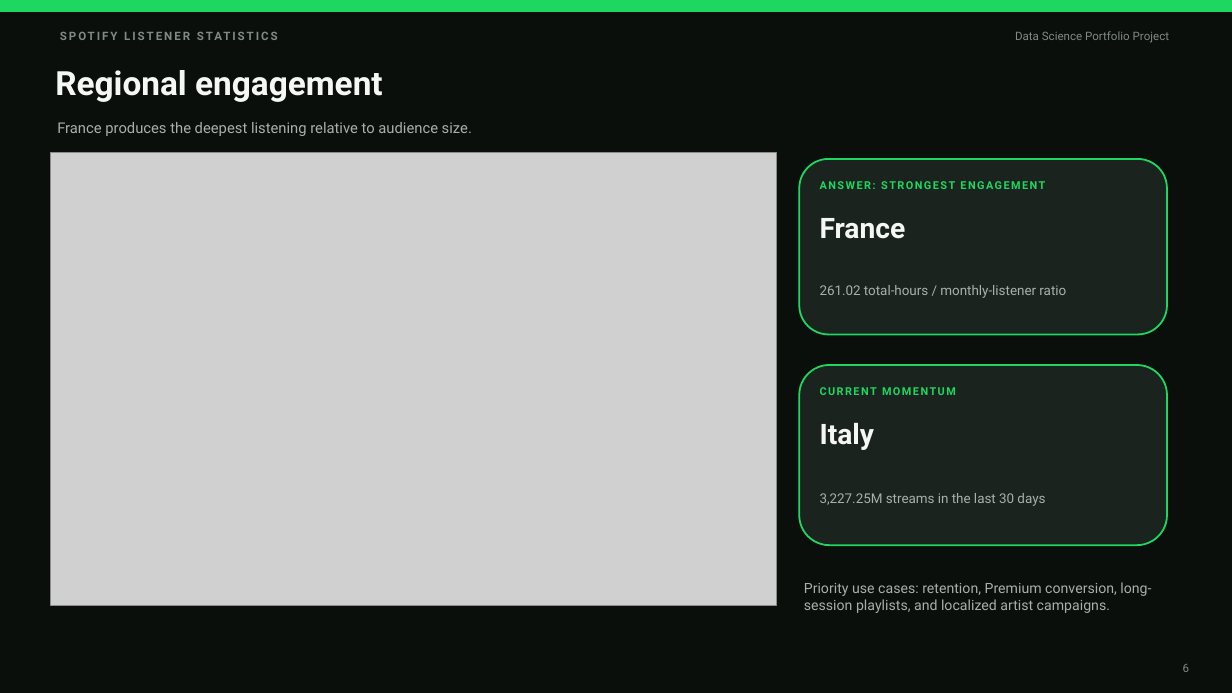
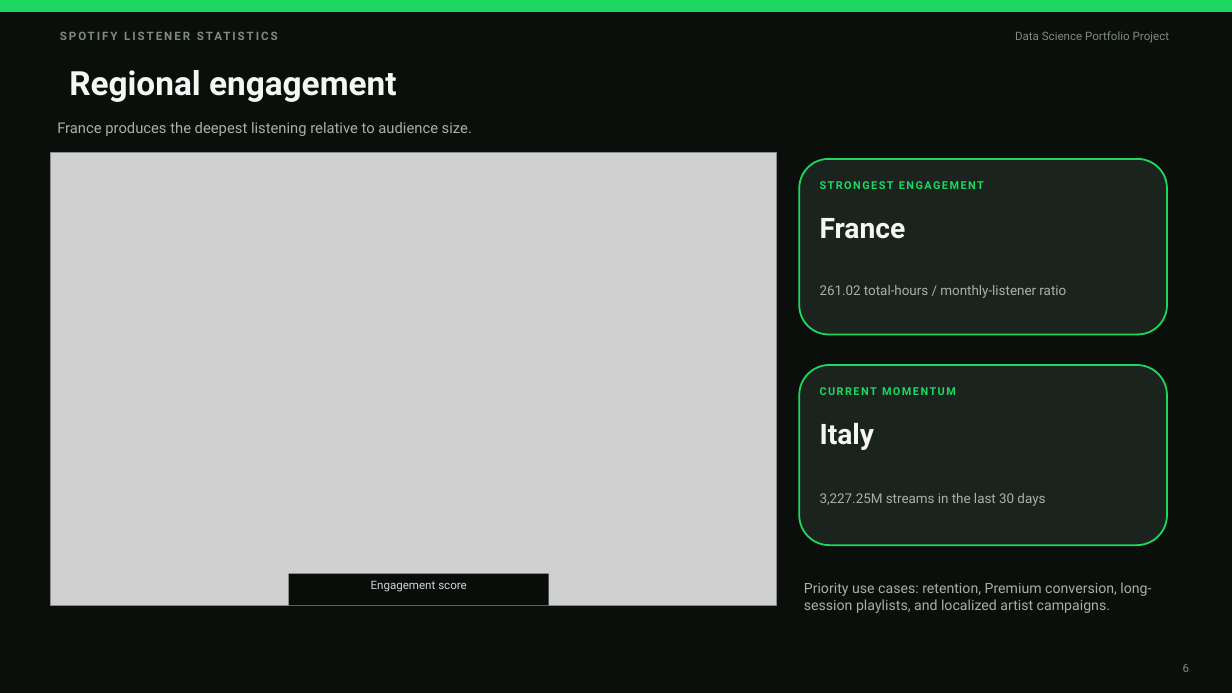
Before and after one commit to mightyalok00/spotify-listener-statistics-eda, a slide deck: slide 6 of Spotify_Listener_Statistics_Analysis_Presentation_By_Alok_Agarwal.pptx. Drawn at 1232x693 pixels with LibreOffice and Linux fonts; fonts in the diff are those of the drawing; grey boxes stand for pictures. Boxes give left, top, right and bottom in pixels: in the first picture for what was removed or moved away, otherwise in the second. Text is boxed around its words. In the diff, an @@ line names an element or a change of style, - is before the commit and + after.

```diff
--- a/Spotify_Listener_Statistics_Analysis_Presentation_By_Alok_Agarwal.pptx
+++ b/Spotify_Listener_Statistics_Analysis_Presentation_By_Alok_Agarwal.pptx
@@ text "Regional engagement": place and size @@
-text "Regional engagement" at (55,70,383,102)
+text "Regional engagement" at (69,70,397,102)
@@ text at (820,181,984,189): text changed @@
-ANSWER: STRONGEST ENGAGEMENT
+STRONGEST ENGAGEMENT
@@ rectangle added at (288,574,548,605), fill #080D0A, 9 pt, text #D1D5DB @@
+Engagement score
```
Also in this commit, not shown: 10 other slides changed.
